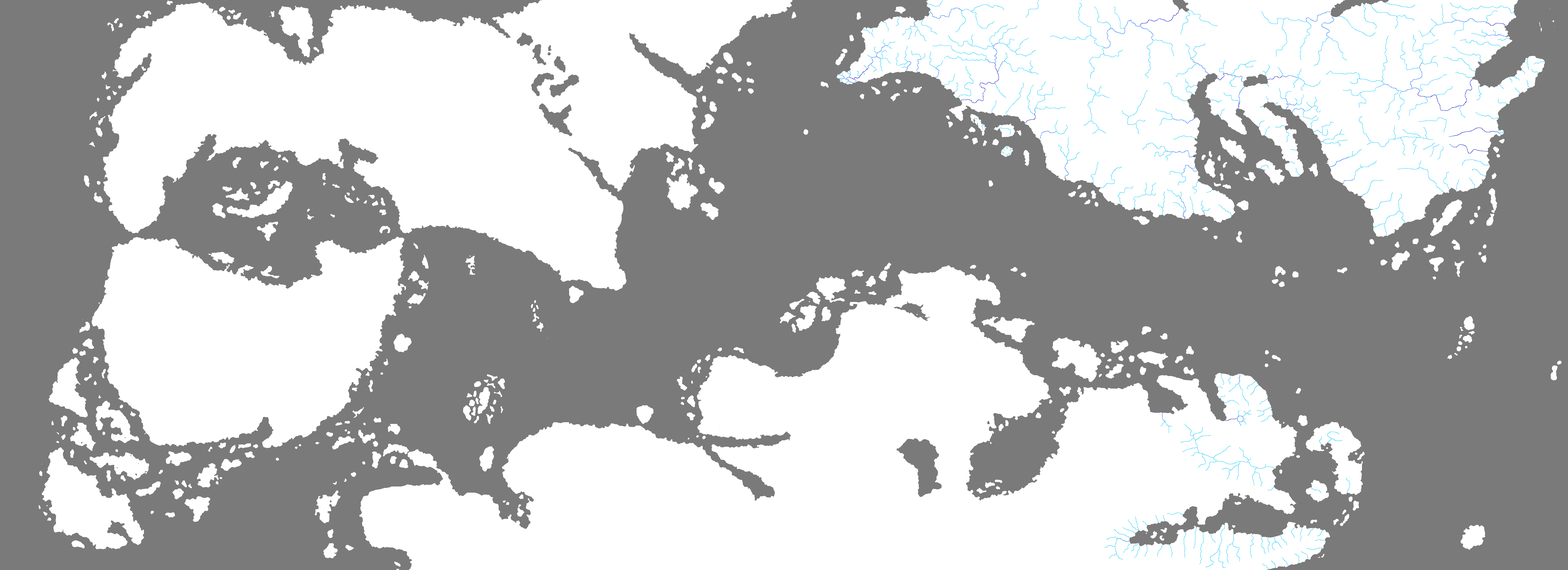
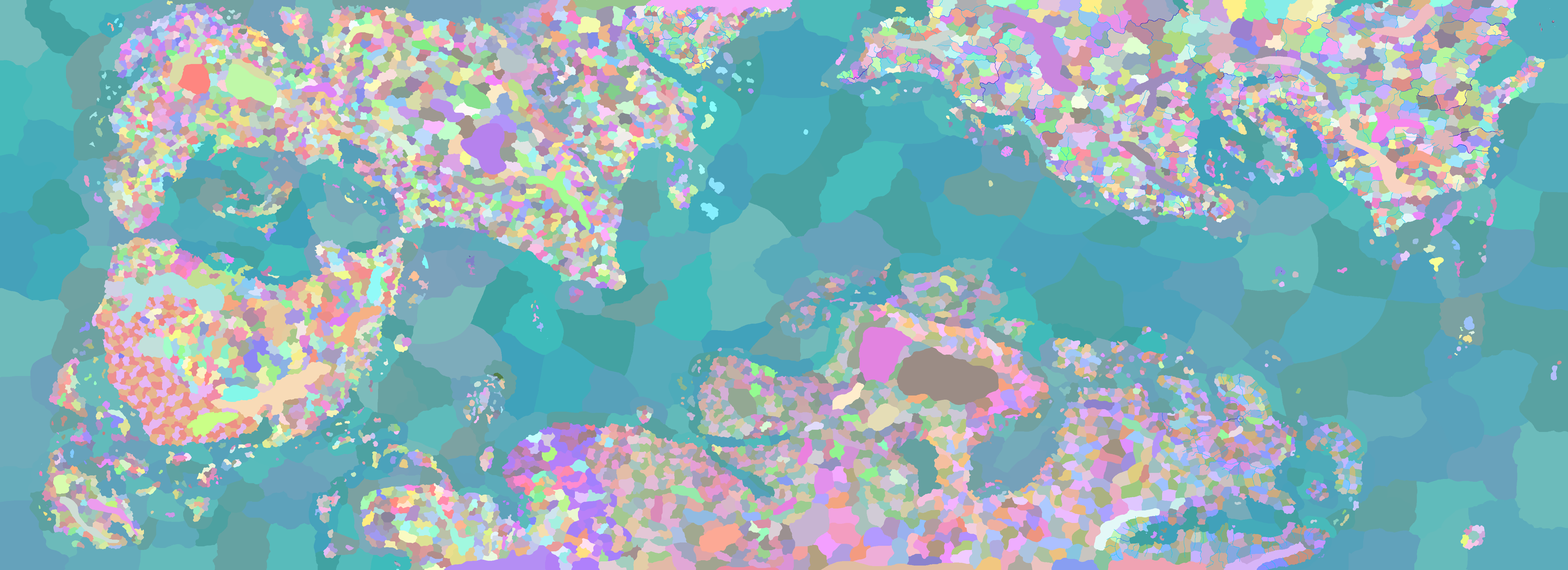
Two versions of the same layered image (1568x570). Layer-by-layer changes:
painted on "River" over [624, 4, 768, 71]
"heightmap": opacity 100% → 50% over [0, 0, 1568, 570]
